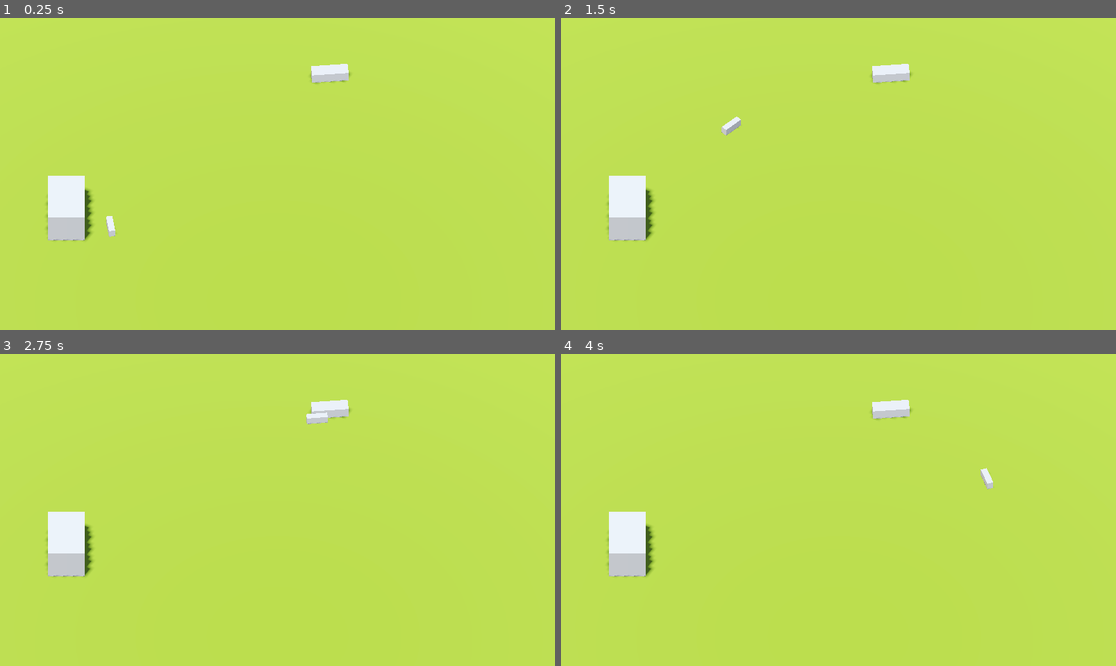
Above: before the commit, frames 1-4 (two rows, left to right).
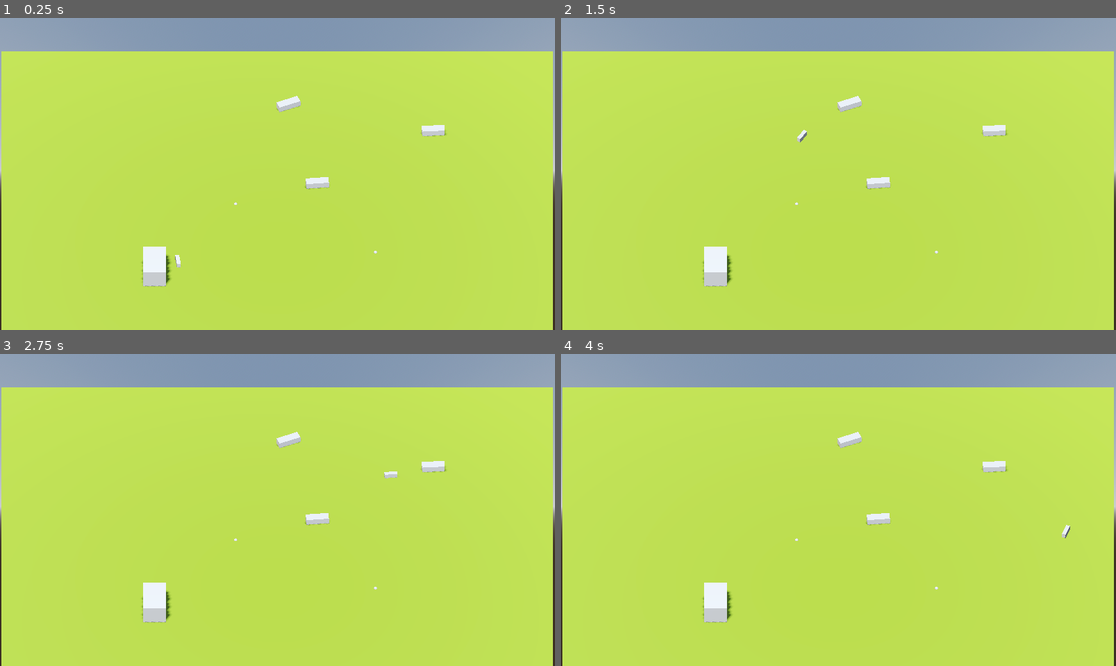
Above: after the commit, the same moments.

Repository: Nathan-Projets/gmtk-2025
Game: Godot game, scene res://world.tscn
The game is run twice, just before and just after one commit, with the same random seed, the same clock (stepped at 60 frames per second) and the same inputs.
Inputs:
- Up to frame 1 (0.25 s): no input
- Up to frame 2 (1.5 s): no input
- Up to frame 3 (2.75 s): no input
- Up to frame 4 (4 s): no input

The runs differ from the first frame. In frame 1, 14% of the frame differs, in the area x 0-100%, y 0-100%; in frame 2, 14%; in frame 3, 14%; in frame 4, 14%.

Commit message:
feat: add multiple paths and switching mechanism

Diff:
--- a/scenes/delivery_spot.gd
+++ b/scenes/delivery_spot.gd
@@ -6,7 +6,7 @@
 
 @export var reward = 10.0
 
-func _on_area_3d_body_entered(body: Area3D) -> void:
+func _on_area_3d_body_entered(_body: Area3D) -> void:
 	# var train = body.owner
 	# maybe do some checks on the stats or whatever
 	delivery_reached.emit(reward)
--- /dev/null
+++ b/scenes/switch.gd
@@ -0,0 +1,28 @@
+class_name Switch extends Area3D
+
+@export var condition = null
+@export var turnout: Path3D = null
+
+var used = false
+
+func _on_train_entered(area: Area3D) -> void:
+	if used:
+		return
+
+	var train = area.owner
+	if train is not Train or turnout == null:
+		return
+
+	if condition == null:
+		train.changeTrack(turnout)
+	else:
+		print("should check the switch on train")
+
+	used = true
+
+
+func _on_area_exited(area: Area3D) -> void:
+	if not used:
+		return
+
+	used = false
--- /dev/null
+++ b/scenes/switch.tscn
@@ -0,0 +1,15 @@
+[gd_scene load_steps=3 format=3 uid="uid://dk5j88gdto58j"]
+
+[ext_resource type="Script" uid="uid://c5ov4iucfhwlq" path="res://scenes/switch.gd" id="1_1i7pn"]
+
+[sub_resource type="SphereShape3D" id="SphereShape3D_kxpdx"]
+
+[node name="Switch" type="Area3D"]
+monitorable = false
+script = ExtResource("1_1i7pn")
+
+[node name="CollisionShape3D" type="CollisionShape3D" parent="."]
+shape = SubResource("SphereShape3D_kxpdx")
+
+[connection signal="area_entered" from="." to="." method="_on_train_entered"]
+[connection signal="area_exited" from="." to="." method="_on_area_exited"]
--- /dev/null
+++ b/scenes/train.gd
@@ -0,0 +1,25 @@
+class_name Train extends Node3D
+
+@export var speed = 20.0
+@export var current_track: Path3D = null
+var track_follow: PathFollow3D = null
+
+func _ready() -> void:
+	track_follow = current_track.get_child(0)
+	global_transform = track_follow.global_transform
+
+func _process(delta: float) -> void:
+	if track_follow != null:
+		track_follow.progress += speed * delta
+		global_transform = track_follow.global_transform
+
+func changeTrack(track: Path3D) -> void:
+	current_track = track
+	var path_local_space = global_position - current_track.global_position
+	var closest_offset = current_track.curve.get_closest_offset(path_local_space)
+
+	# for now there is only a PathFollow3D in the current_track,
+	# so no need to search for it but careful in the future
+	track_follow = current_track.get_child(0)
+	track_follow.progress = closest_offset
+	global_transform = track_follow.global_transform
--- a/scenes/train.tscn
+++ b/scenes/train.tscn
@@ -1,4 +1,6 @@
-[gd_scene load_steps=3 format=3 uid="uid://dvu5qvc2navpw"]
+[gd_scene load_steps=4 format=3 uid="uid://dvu5qvc2navpw"]
+
+[ext_resource type="Script" uid="uid://b52rpa0c4mg4u" path="res://scenes/train.gd" id="1_68jl8"]
 
 [sub_resource type="BoxMesh" id="BoxMesh_f48oq"]
 
@@ -6,6 +8,7 @@
 size = Vector3(1.2, 1.5, 4)
 
 [node name="Train" type="Node3D"]
+script = ExtResource("1_68jl8")
 
 [node name="Body" type="MeshInstance3D" parent="."]
 transform = Transform3D(1.2, 0, 0, 0, 1.5, 0, 0, 0, 4, 0, 0.75, 0)
--- a/world.gd
+++ b/world.gd
@@ -1,10 +1,10 @@
 extends Node3D
 
-@onready var train_track = $Track/PathFollow3D
-@onready var train = $Track/PathFollow3D/Train
+#@onready var train_track = $TrackManager/Track/PathFollow3D
+#@onready var train = $TrackManager/Track/PathFollow3D/Train
 @onready var checkpoints = [$DeliverySpot]
 
-@export var train_speed = 0.5
+#@export var train_speed = 0.5
 
 var purse = 0.0
 
@@ -12,8 +12,8 @@
 	for checkpoint in checkpoints:
 		checkpoint.delivery_reached.connect(_on_delivery_reached)
 
-func _process(delta: float) -> void:
-	train_track.progress += delta * train_speed
+#func _process(delta: float) -> void:
+	#train_track.progress += delta * train_speed
 
 func _on_delivery_reached(amount):
 	purse += amount
--- a/world.tscn
+++ b/world.tscn
@@ -1,8 +1,9 @@
-[gd_scene load_steps=11 format=3 uid="uid://dt0sn83q3qw1b"]
+[gd_scene load_steps=14 format=3 uid="uid://dt0sn83q3qw1b"]
 
 [ext_resource type="PackedScene" uid="uid://dvu5qvc2navpw" path="res://scenes/train.tscn" id="1_f3sb7"]
 [ext_resource type="Script" uid="uid://cjn6nuf30xdkh" path="res://world.gd" id="1_fj7yv"]
 [ext_resource type="PackedScene" uid="uid://dgvyta4yftf8q" path="res://scenes/delivery_spot.tscn" id="3_tlwt5"]
+[ext_resource type="PackedScene" uid="uid://dk5j88gdto58j" path="res://scenes/switch.tscn" id="4_aqk2v"]
 
 [sub_resource type="ProceduralSkyMaterial" id="ProceduralSkyMaterial_fj7yv"]
 sky_horizon_color = Color(0.662243, 0.671743, 0.686743, 1)
@@ -19,12 +20,20 @@
 
 [sub_resource type="Curve3D" id="Curve3D_f3sb7"]
 closed = true
-bake_interval = 12.0
 _data = {
-"points": PackedVector3Array(0, 0, 0, 0, 0, 0, 0, 0, 0, 0, 0, 0, 0, 0, 0, 1.986, 0, 14.036, 0, 0, 0, 0, 0, 0, -5.145, 0, 26.77, 0, 0, 0, 0, 0, 0, -16.253, 0, 37.942, 0, 0, 0, 0, 0, 0, -31.369, 0, 43.363, 0, 0, 0, 0, 0, 0, -47.078, 0, 44.996, 0, 0, 0, 0, 0, 0, -54.868, 0, 40.354, 0, 0, 0, 0, 0, 0, -59.539, 0, 28.633, 0, 0, 0, 0, 0, 0, -59.537, 0, 16.74, 0, 0, 0, 0, 0, 0, -42.3, 0, 6.281, 0,  …(71 unchanged characters)…
+"points": PackedVector3Array(0, 0, 0, 0, 0, 0, 0, 0, 0, 0, 0, 0, 0, 0, 0, 1.986, 0, 14.036, 0, 0, 0, 0, 0, 0, -5.145, 0, 26.77, 0, 0, 0, 0, 0, 0, -16, 0, 38, 0, 0, 0, 0, 0, 0, -31.369, 0, 43.363, 0, 0, 0, 0, 0, 0, -47.078, 0, 44.996, 0, 0, 0, 0, 0, 0, -54.868, 0, 40.354, 0, 0, 0, 0, 0, 0, -59.539, 0, 28.633, 0, 0, 0, 0, 0, 0, -59, 0, 17, 0, 0, 0, 0, 0, 0, -42.3, 0, 6.281, 0,  …(71 unchanged characters)…
 "tilts": PackedFloat32Array(0, 0, 0, 0, 0, 0, 0, 0, 0, 0, 0, 0)
 }
 point_count = 12
+
+[sub_resource type="Curve3D" id="Curve3D_tlwt5"]
+_data = {
+"points": PackedVector3Array(0, 0, 0, 0, 0, 0, 0, 0, 0, 0, 0, 0, 0, 0, 0, 5.566, 0, 17.058, 0, 0, 0, 0, 0, 0, -5.722, 0, 35.399, 0, 0, 0, 0, 0, 0, -31.925, 0, 46.529, 0, 0, 0, 0, 0, 0, -44.403, 0, 27.353, 0, 0, 0, 0, 0, 0, -75.283, 0, 29.752, 0, 0, 0, 0, 0, 0, -88.987, 0, 19.729, 0, 0, 0, 0, 0, 0, -81.047, 0, -1.88, 0, 0, 0, 0, 0, 0, -58.333, 0, -20.484, 0, 0, 0, 0, 0, 0, -43.006, 0, -21.0037),
+"tilts": PackedFloat32Array(0, 0, 0, 0, 0, 0, 0, 0, 0, 0)
+}
+point_count = 10
+
+[sub_resource type="SphereMesh" id="SphereMesh_aqk2v"]
 
 [sub_resource type="BoxMesh" id="BoxMesh_tlwt5"]
 
@@ -35,7 +44,6 @@
 
 [node name="World" type="Node3D"]
 script = ExtResource("1_fj7yv")
-train_speed = 25.0
 
 [node name="WorldEnvironment" type="WorldEnvironment" parent="."]
 environment = SubResource("Environment_aqk2v")
@@ -44,28 +52,63 @@
 transform = Transform3D(-0.866025, -0.433013, 0.25, 0, 0.5, 0.866025, -0.5, 0.75, -0.433013, 0, 0, 0)
 shadow_enabled = true
 
-[node name="Track" type="Path3D" parent="."]
+[node name="Train" parent="." node_paths=PackedStringArray("current_track") instance=ExtResource("1_f3sb7")]
+transform = Transform3D(-0.990128, 0, -0.140097, 0, 1, 0, 0.140097, 0, -0.990128, -0.245799, 0, -0.8512)
+speed = 50.0
+current_track = NodePath("../Tracks/Track")
+
+[node name="Tracks" type="Node3D" parent="."]
+
+[node name="Track" type="Path3D" parent="Tracks"]
 curve = SubResource("Curve3D_f3sb7")
 
-[node name="PathFollow3D" type="PathFollow3D" parent="Track"]
+[node name="PathFollow3D" type="PathFollow3D" parent="Tracks/Track"]
 transform = Transform3D(-0.990128, 0, -0.140097, 0, 1, 0, 0.140097, 0, -0.990128, 0, 0, 0)
 
-[node name="Train" parent="Track/PathFollow3D" instance=ExtResource("1_f3sb7")]
-transform = Transform3D(1, 0, 0, 0, 1, 0, 0, 0, 1, 0.124125, 0, 0.87725)
+[node name="Track2" type="Path3D" parent="Tracks"]
+transform = Transform3D(1, 0, 0, 0, 1, 0, 0, 0, 1, -16, 0, 38)
+curve = SubResource("Curve3D_tlwt5")
+
+[node name="PathFollow3D" type="PathFollow3D" parent="Tracks/Track2"]
+transform = Transform3D(-0.95067, 0, -0.310202, 0, 1, 0, 0.310202, 0, -0.95067, 0, 0, 0)
+loop = false
+
+[node name="Switches" type="Node3D" parent="."]
+
+[node name="Switch" parent="Switches" node_paths=PackedStringArray("turnout") instance=ExtResource("4_aqk2v")]
+transform = Transform3D(1, 0, 0, 0, 1, 0, 0, 0, 1, -16, 0, 38)
+turnout = NodePath("../../Tracks/Track2")
+
+[node name="MeshInstance3D" type="MeshInstance3D" parent="Switches/Switch"]
+mesh = SubResource("SphereMesh_aqk2v")
+
+[node name="Switch2" parent="Switches" node_paths=PackedStringArray("turnout") instance=ExtResource("4_aqk2v")]
+transform = Transform3D(1, 0, 0, 0, 1, 0, 0, 0, 1, -59.0044, 0, 17.0006)
+turnout = NodePath("../../Tracks/Track")
+
+[node name="MeshInstance3D" type="MeshInstance3D" parent="Switches/Switch2"]
+mesh = SubResource("SphereMesh_aqk2v")
 
 [node name="Market" type="MeshInstance3D" parent="."]
 transform = Transform3D(7.059, 0, 0, 0, 6, 0, 0, 0, 11.264, 9.01458, 3, 7.97298)
 mesh = SubResource("BoxMesh_tlwt5")
 
 [node name="Camera3D" type="Camera3D" parent="."]
-transform = Transform3D(-1, 6.18172e-08, -6.18172e-08, 0, 0.707107, 0.707107, 8.74228e-08, 0.707107, -0.707107, -31.1193, 34.1183, -14.007)
+transform = Transform3D(-1, 6.18173e-08, -6.18173e-08, 0, 0.707107, 0.707107, 8.74228e-08, 0.707107, -0.707107, -28.8407, 34.1183, 16.9229)
 projection = 1
-size = 59.321
+size = 95.928
 
-[node name="MeshInstance3D" type="MeshInstance3D" parent="."]
+[node name="Ground" type="MeshInstance3D" parent="."]
 transform = Transform3D(84.8097, 0, 0, 0, 1, 0, 0, 0, 75.439, -28.8089, 0, 28.8877)
 mesh = SubResource("PlaneMesh_fj7yv")
 surface_material_override/0 = SubResource("StandardMaterial3D_tlwt5")
 
 [node name="DeliverySpot" parent="." instance=ExtResource("3_tlwt5")]
 transform = Transform3D(-0.995671, 0, -0.092944, 0, 1, 0, 0.092944, 0, -0.995671, -41.0724, 0, 46.1857)
+
+[node name="DeliverySpot2" parent="." instance=ExtResource("3_tlwt5")]
+transform = Transform3D(-0.916635, 0, -0.399725, 0, 1, 0, 0.399725, 0, -0.916635, -32.1943, 9.53674e-07, 80.4649)
+reward = 20.0
+
+[node name="DeliverySpot3" parent="." instance=ExtResource("3_tlwt5")]
+transform = Transform3D(-0.997749, 0, -0.0670574, 0, 1, 0, 0.0670574, 0, -0.997749, -76.7443, 9.53674e-07, 68.929)
Not shown, added: scenes/switch.gd.uid
Not shown, added: scenes/train.gd.uid
